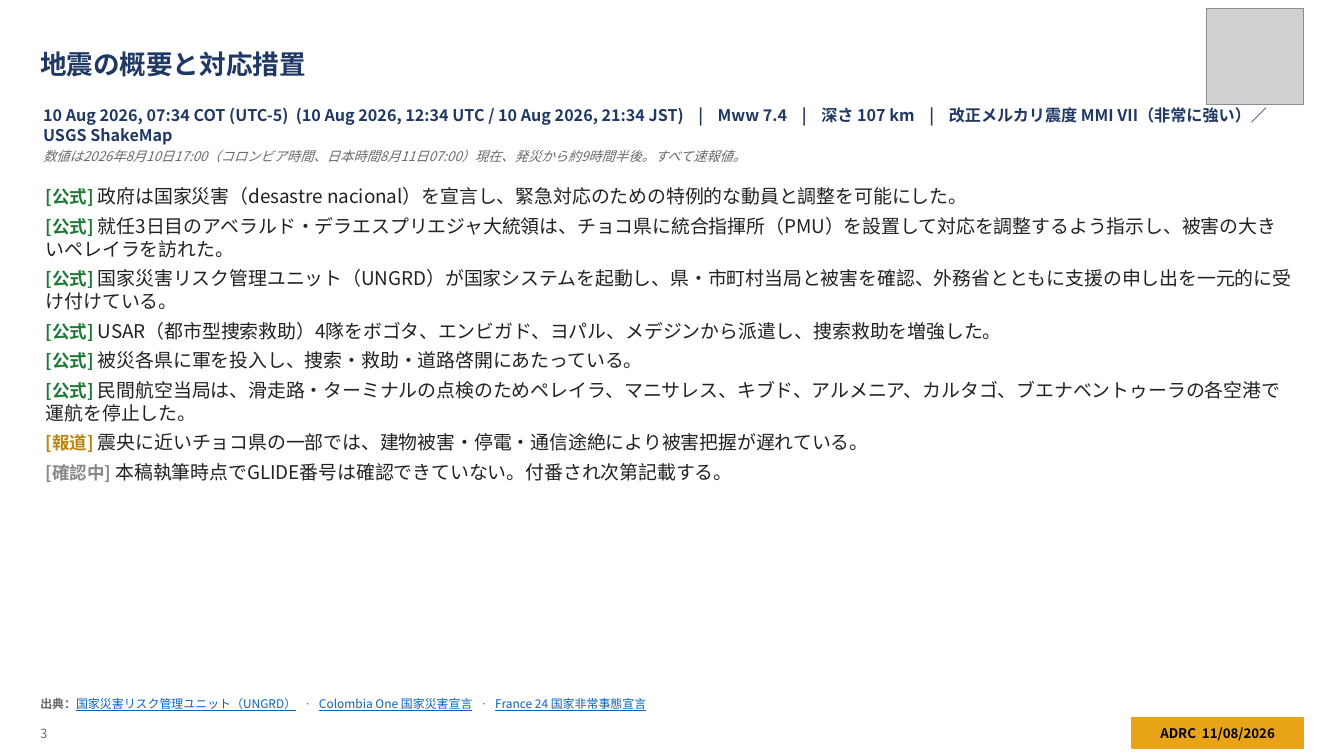
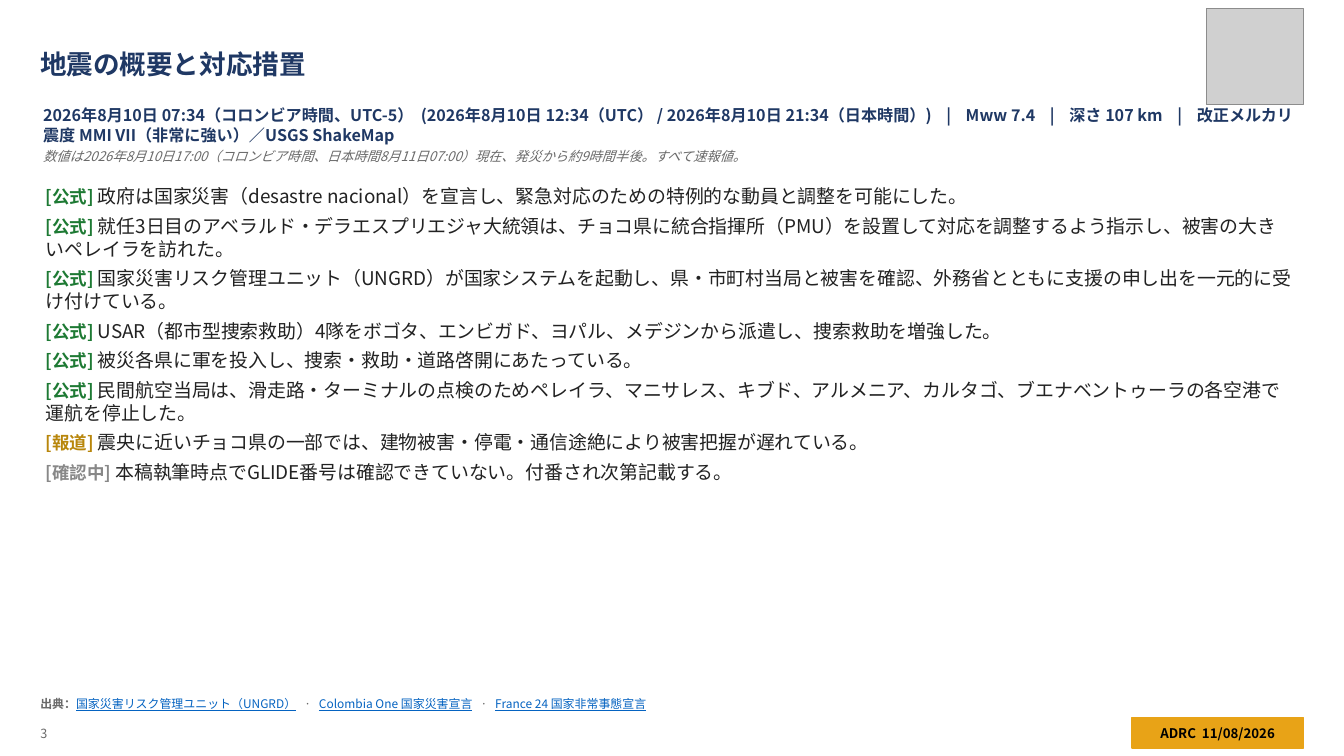
Before and after one commit to kochobi-max/whatsmap, a slide deck: slide 3 of reports/colombia_eq_20260810/output/ADRC_EQ_COL_Choco_20260810_JA.pptx. Drawn at 1344x756 pixels with LibreOffice and Linux fonts; fonts in the diff are those of the drawing; grey boxes stand for pictures. Boxes give left, top, right and bottom in pixels: in the first picture for what was removed or moved away, otherwise in the second. Text is boxed around its words. In the diff, an @@ line names an element or a change of style, - is before the commit and + after.

```diff
--- a/reports/colombia_eq_20260810/output/ADRC_EQ_COL_Choco_20260810_JA.pptx
+++ b/reports/colombia_eq_20260810/output/ADRC_EQ_COL_Choco_20260810_JA.pptx
@@ text at (x1=43, y1=107, x2=1293, y2=145): text changed @@
-10 Aug 2026, 07:34 COT (UTC-5) (10 Aug 2026, 12:34 UTC / 10 Aug 2026, 21:34 JST) | Mww 7.4 | 深さ 107 km | 改正メルカリ震度 MMI VII（非常に強い）／USGS ShakeMap
+2026年8月10日 07:34（コロンビア時間、UTC-5） (2026年8月10日 12:34（UTC） / 2026年8月10日 21:34（日本時間）) | Mww 7.4 | 深さ 107 km | 改正メルカリ震度 MMI VII（非常に強い）／USGS ShakeMap
```
Also in this commit, not shown: 5 other slides changed, 18 other files.
